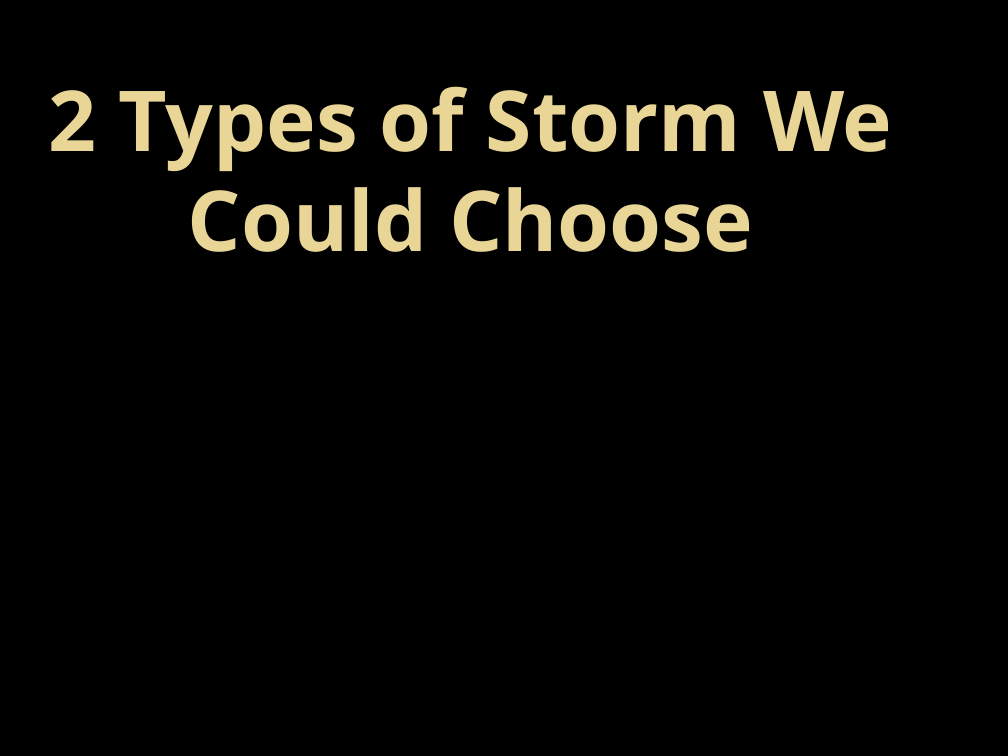
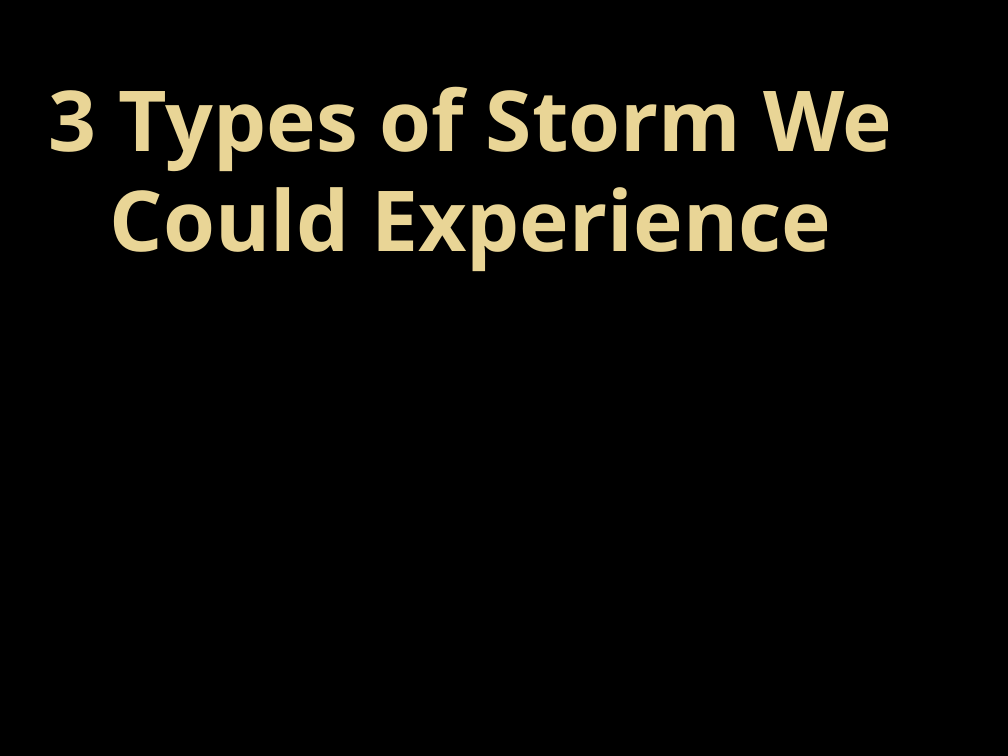
Before and after one commit to rmelancolico/DEV, a slide deck: slide 3 of In to the storm.pptx (slide 4 before the commit). Drawn at 1008x756 pixels with LibreOffice and Linux fonts; fonts in the diff are those of the drawing; background and template pictures are left out. Boxes give left, top, right and bottom in pixels: in the first picture for what was removed or moved away, otherwise in the second. Text is boxed around its words. In the diff, an @@ line names an element or a change of style, - is before the commit and + after.

```diff
--- a/In to the storm.pptx
+++ b/In to the storm.pptx
@@ text at (x1=49, y1=86, x2=892, y2=271): text changed @@
-2 Types of Storm We Could Choose
+3 Types of Storm We Could Experience
```
Also in this commit, not shown: 2 other slides changed, 1 slide added, 3 other files.
